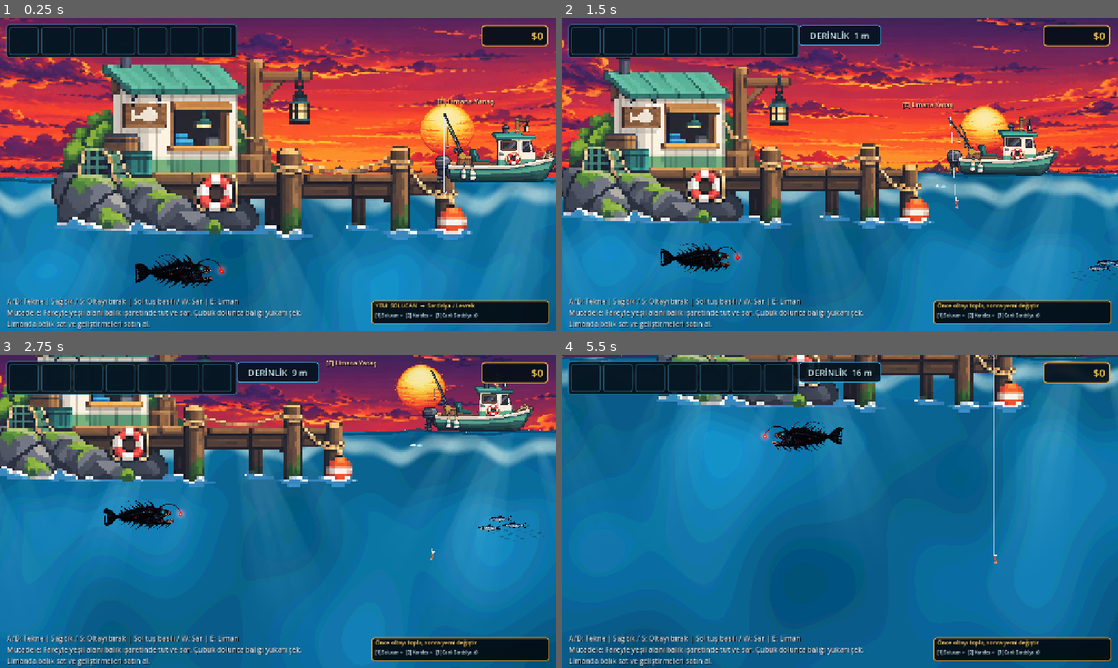
Above: before the commit, frames 1-4 (two rows, left to right).
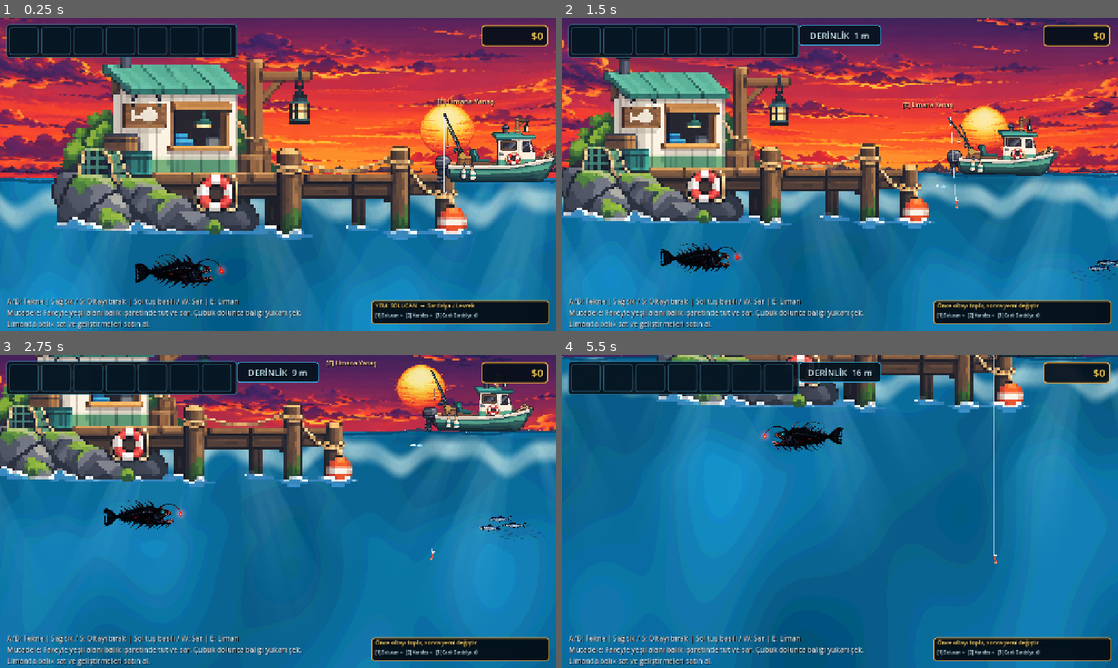
Above: after the commit, the same moments.

Repository: mirackayademir/TinyFisher
Game: Godot game, scene res://scenes/world.tscn
Two runs of this game, one before a commit and one after it. Both use one fixed random seed, a clock stepped at 60 frames per second and the inputs below.
Inputs (mouse positions are in pixels of both pictures, inside the frame that each line leads up to):
- Up to frame 1 (0.25 s): no input
- Up to frame 2 (1.5 s): tap Enter at 0.5 s; move the mouse to (962, 158) at 0.52 s; hold D (move_right) 0.53-1.28 s; tap E (dock) at 0.6 s; click (962, 158) at 0.67 s; move the mouse to (728, 190) at 1.27 s; hold S from 1.28 s (still down); tap 1 at 1.35 s
- Up to frame 3 (2.75 s): move the mouse to (333, 442) at 2.02 s; release S at 2.03 s; hold D (move_right) from 2.03 s (still down); tap 2 at 2.1 s
- Up to frame 4 (5.5 s): move the mouse to (812, 574) at 2.77 s; release D (move_right) at 2.78 s; hold W 2.78-3.53 s; tap one key every 0.75 s from 2.85 s: 3 E (dock) 1 2; click (812, 574) at 2.92 s; move the mouse to (1006, 558) at 3.52 s; hold A (move_left) 3.53-5.03 s; move the mouse to (673, 464) at 4.27 s; move the mouse to (867, 511) at 5.02 s; hold S from 5.03 s (still down); click (867, 511) at 5.17 s

The runs differ from the first frame. In frame 1, 3.0% of the frame differs, in the area x 0-100%, y 52-100%; in frame 2, 3.1%; in frame 3, 6.0%; in frame 4, 9.1%, in the area x 0-100%, y 2-100%.

Commit message:
Fix canyon loader with verified fallback

Diff:
--- a/scenes/canyon_texture_loader.gd
+++ b/scenes/canyon_texture_loader.gd
@@ -1,74 +1,118 @@
 @tool
 extends RefCounted
 
-# TinyFisher final canyon source.
-# The approved transparent canyon is stored as one Q95 RGBA WebP split into
-# 41 Base64 text chunks. Editor preview and runtime both reconstruct the exact
-# same source bytes through this loader; no runtime resize/upscale is performed.
+# TinyFisher canyon source loader.
+#
+# Priority:
+# 1) Use the approved final Q95 RGBA canyon only when all 41 chunks are complete
+#    and the full payload passes byte length, SHA-256, WebP, size and alpha checks.
+# 2) If that transfer is still incomplete/corrupt, automatically fall back to the
+#    older V15 canyon whose complete binary is already hash-verified in the repo.
+#
+# This keeps editor preview/runtime usable without inventing missing HQ bytes.
 
 const FINAL_DATA_DIR: String = "res://assets/environment/terrain/runtime_data_final"
-const PART_PREFIX: String = "canyon_final_q95_part"
-const PART_COUNT: int = 41
-const CHUNK_BASE64_LENGTH: int = 16000
-const EXPECTED_BASE64_LENGTH: int = 642596
-const EXPECTED_RAW_BYTES: int = 481946
-const EXPECTED_WIDTH: int = 1226
-const EXPECTED_HEIGHT: int = 1283
-const EXPECTED_SHA256: String = "b00865a0d42d6488159f9ecf4cbde30df86873d96036f6630d548ec68f429679"
+const FINAL_PART_PREFIX: String = "canyon_final_q95_part"
+const FINAL_PART_COUNT: int = 41
+const FINAL_CHUNK_BASE64_LENGTH: int = 16000
+const FINAL_EXPECTED_BASE64_LENGTH: int = 642596
+const FINAL_EXPECTED_RAW_BYTES: int = 481946
+const FINAL_EXPECTED_WIDTH: int = 1226
+const FINAL_EXPECTED_HEIGHT: int = 1283
+const FINAL_EXPECTED_SHA256: String = "b00865a0d42d6488159f9ecf4cbde30df86873d96036f6630d548ec68f429679"
+
+const FALLBACK_EXPECTED_B64: int = 74540
+const FALLBACK_EXPECTED_BYTES: int = 55904
+const FALLBACK_EXPECTED_WIDTH: int = 965
+const FALLBACK_EXPECTED_HEIGHT: int = 722
+const FALLBACK_EXPECTED_SHA256: String = "44d51db26db819b7ca6c950bf4cc67b1074a41da859272337ef1a2b2763395f4"
+
+const FALLBACK_PART_PATHS: Array[String] = [
+	"res://assets/environment/terrain/runtime_data/canyon_20_100_part0.txt",
+	"res://assets/environment/terrain/runtime_data/canyon_20_100_part1.txt",
+	"res://assets/environment/terrain/runtime_data/canyon_20_100_part2a.txt",
+	"res://assets/environment/terrain/runtime_data/canyon_20_100_part2b.txt",
+	"res://assets/environment/terrain/runtime_data/canyon_20_100_part2c.txt",
+	"res://assets/environment/terrain/runtime_data/canyon_20_100_part3a.txt",
+	"res://assets/environment/terrain/runtime_data/canyon_20_100_part3b.txt",
+	"res://assets/environment/terrain/runtime_data/canyon_20_100_part3c.txt",
+	"res://assets/environment/terrain/runtime_data/canyon_20_100_part4a.txt",
+	"res://assets/environment/terrain/runtime_data/canyon_20_100_part4b.txt",
+	"res://assets/environment/terrain/runtime_data/canyon_20_100_part4c.txt",
+	"res://assets/environment/terrain/runtime_data/canyon_20_100_part5a.txt",
+	"res://assets/environment/terrain/runtime_data/canyon_20_100_part5b0.txt",
+	"res://assets/environment/terrain/runtime_data/canyon_20_100_part5b1.txt",
+	"res://assets/environment/terrain/runtime_data/canyon_20_100_part5b2.txt",
+	"res://assets/environment/terrain/runtime_data/canyon_20_100_part5b3.txt",
+	"res://assets/environment/terrain/runtime_data/canyon_20_100_part5c.txt",
+	"res://assets/environment/terrain/runtime_data/canyon_20_100_part6.txt"
+]
 
 
 static func build_texture() -> Texture2D:
+	var final_texture: Texture2D = _try_build_final_texture()
+	if final_texture != null:
+		return final_texture
+
+	push_warning(
+		"FINAL CANYON transferi tamamlanmamis veya dogrulanamadi; "
+		+ "SHA-256 ile dogrulanmis V15 canyon fallback kullaniliyor."
+	)
+
+	var fallback_texture: Texture2D = _build_verified_fallback_texture()
+	if fallback_texture != null:
+		return fallback_texture
+
+	push_error("CANYON yuklenemedi: final Q95 ve verified V15 fallback kullanilamiyor.")
+	return null
+
+
+static func _try_build_final_texture() -> Texture2D:
 	var chunks: PackedStringArray = PackedStringArray()
-	var final_chunk_length: int = EXPECTED_BASE64_LENGTH - (CHUNK_BASE64_LENGTH * (PART_COUNT - 1))
-
-	for part_index: int in range(PART_COUNT):
-		var part_path: String = "%s/%s%02d.txt" % [FINAL_DATA_DIR, PART_PREFIX, part_index]
+	var final_chunk_length: int = FINAL_EXPECTED_BASE64_LENGTH - (FINAL_CHUNK_BASE64_LENGTH * (FINAL_PART_COUNT - 1))
+
+	for part_index: int in range(FINAL_PART_COUNT):
+		var part_path: String = "%s/%s%02d.txt" % [FINAL_DATA_DIR, FINAL_PART_PREFIX, part_index]
 		if not FileAccess.file_exists(part_path):
-			push_error(
-				"FINAL CANYON data eksik: part%02d bulunamadi (%s). Beklenen toplam: %d parca." % [
-					part_index, part_path, PART_COUNT
+			push_warning("FINAL CANYON incomplete: part%02d bulunamadi." % part_index)
+			return null
+
+		var file: FileAccess = FileAccess.open(part_path, FileAccess.READ)
+		if file == null:
+			push_warning("FINAL CANYON incomplete: part%02d okunamadi." % part_index)
+			return null
+
+		var chunk: String = file.get_as_text().strip_edges()
+		var expected_chunk_length: int = FINAL_CHUNK_BASE64_LENGTH
+		if part_index == FINAL_PART_COUNT - 1:
+			expected_chunk_length = final_chunk_length
+
+		if chunk.length() != expected_chunk_length:
+			push_warning(
+				"FINAL CANYON incomplete: part%02d length=%d expected=%d." % [
+					part_index,
+					chunk.length(),
+					expected_chunk_length
 				]
 			)
 			return null
 
-		var file: FileAccess = FileAccess.open(part_path, FileAccess.READ)
-		if file == null:
-			push_error(
-				"FINAL CANYON data okunamadi: part%02d (%s). FileAccess error=%s" % [
-					part_index, part_path, error_string(FileAccess.get_open_error())
-				]
-			)
-			return null
-
-		var chunk: String = file.get_as_text().strip_edges()
-		var expected_chunk_length: int = CHUNK_BASE64_LENGTH
-		if part_index == PART_COUNT - 1:
-			expected_chunk_length = final_chunk_length
-
-		if chunk.length() != expected_chunk_length:
-			push_error(
-				"FINAL CANYON part%02d uzunluk hatasi: got=%d expected=%d" % [
-					part_index, chunk.length(), expected_chunk_length
-				]
-			)
-			return null
-
 		chunks.append(chunk)
 
 	var encoded: String = "".join(chunks)
-	if encoded.length() != EXPECTED_BASE64_LENGTH:
-		push_error(
-			"FINAL CANYON Base64 uzunluk hatasi: got=%d expected=%d" % [
-				encoded.length(), EXPECTED_BASE64_LENGTH
+	if encoded.length() != FINAL_EXPECTED_BASE64_LENGTH:
+		push_warning(
+			"FINAL CANYON incomplete: base64 length=%d expected=%d." % [
+				encoded.length(), FINAL_EXPECTED_BASE64_LENGTH
 			]
 		)
 		return null
 
 	var raw: PackedByteArray = Marshalls.base64_to_raw(encoded)
-	if raw.size() != EXPECTED_RAW_BYTES:
-		push_error(
-			"FINAL CANYON raw byte hatasi: got=%d expected=%d" % [
-				raw.size(), EXPECTED_RAW_BYTES
+	if raw.size() != FINAL_EXPECTED_RAW_BYTES:
+		push_warning(
+			"FINAL CANYON incomplete: raw bytes=%d expected=%d." % [
+				raw.size(), FINAL_EXPECTED_RAW_BYTES
 			]
 		)
 		return null
@@ -76,68 +120,143 @@
 	var hash_context: HashingContext = HashingContext.new()
 	var hash_start_error: Error = hash_context.start(HashingContext.HASH_SHA256)
 	if hash_start_error != OK:
-		push_error("FINAL CANYON SHA256 baslatilamadi: " + error_string(hash_start_error))
+		push_warning("FINAL CANYON SHA256 baslatilamadi: " + error_string(hash_start_error))
 		return null
 
 	var hash_update_error: Error = hash_context.update(raw)
 	if hash_update_error != OK:
-		push_error("FINAL CANYON SHA256 hesaplanamadi: " + error_string(hash_update_error))
+		push_warning("FINAL CANYON SHA256 hesaplanamadi: " + error_string(hash_update_error))
 		return null
 
 	var actual_sha256: String = hash_context.finish().hex_encode()
-	if actual_sha256 != EXPECTED_SHA256:
-		push_error(
-			"FINAL CANYON SHA256 uyusmuyor: got=%s expected=%s" % [
-				actual_sha256, EXPECTED_SHA256
-			]
-		)
+	if actual_sha256 != FINAL_EXPECTED_SHA256:
+		push_warning("FINAL CANYON SHA256 uyusmuyor; verified fallback kullanilacak.")
 		return null
 
 	var image: Image = Image.new()
 	var decode_error: Error = image.load_webp_from_buffer(raw)
-	if decode_error != OK:
-		push_error("FINAL CANYON WebP decode hatasi: " + error_string(decode_error))
-		return null
-
-	if image.is_empty():
-		push_error("FINAL CANYON WebP decode edildi ancak image bos.")
-		return null
-
-	var width: int = image.get_width()
-	var height: int = image.get_height()
-	if width != EXPECTED_WIDTH or height != EXPECTED_HEIGHT:
-		push_error(
-			"FINAL CANYON boyut hatasi: got=%dx%d expected=%dx%d" % [
-				width, height, EXPECTED_WIDTH, EXPECTED_HEIGHT
+	if decode_error != OK or image.is_empty():
+		push_warning("FINAL CANYON WebP decode edilemedi; verified fallback kullanilacak.")
+		return null
+
+	if image.get_width() != FINAL_EXPECTED_WIDTH or image.get_height() != FINAL_EXPECTED_HEIGHT:
+		push_warning(
+			"FINAL CANYON size=%dx%d expected=%dx%d; verified fallback kullanilacak." % [
+				image.get_width(), image.get_height(), FINAL_EXPECTED_WIDTH, FINAL_EXPECTED_HEIGHT
 			]
 		)
 		return null
 
 	if image.detect_alpha() == Image.ALPHA_NONE:
-		push_error("FINAL CANYON alpha kanali yok; onaylanan RGBA kaynak bekleniyor.")
+		push_warning("FINAL CANYON alpha kanali yok; verified fallback kullanilacak.")
 		return null
 
 	var used_rect: Rect2i = image.get_used_rect()
 	if used_rect.size.x <= 0 or used_rect.size.y <= 0:
-		push_error("FINAL CANYON alpha alani bos.")
+		push_warning("FINAL CANYON alpha alani bos; verified fallback kullanilacak.")
 		return null
 
 	var texture: ImageTexture = ImageTexture.create_from_image(image)
 	if texture == null:
-		push_error("FINAL CANYON ImageTexture olusturulamadi.")
+		push_warning("FINAL CANYON texture olusturulamadi; verified fallback kullanilacak.")
 		return null
 
 	print(
-		"FINAL CANYON VERIFIED: %d parts / %d bytes / SHA256=OK / %dx%d RGBA / alpha_used=%dx%d" % [
-			PART_COUNT,
+		"FINAL CANYON VERIFIED: %d parts / %d bytes / SHA256=OK / %dx%d RGBA" % [
+			FINAL_PART_COUNT,
 			raw.size(),
-			width,
-			height,
-			used_rect.size.x,
-			used_rect.size.y
+			image.get_width(),
+			image.get_height()
 		]
 	)
-
+	return texture
+
+
+static func _build_verified_fallback_texture() -> Texture2D:
+	var encoded: String = ""
+
+	for path: String in FALLBACK_PART_PATHS:
+		if not FileAccess.file_exists(path):
+			push_error("VERIFIED CANYON fallback parcasi eksik: " + path)
+			return null
+
+		var file: FileAccess = FileAccess.open(path, FileAccess.READ)
+		if file == null:
+			push_error("VERIFIED CANYON fallback parcasi acilamadi: " + path)
+			return null
+
+		encoded += file.get_as_text().strip_edges()
+
+	if encoded.length() != FALLBACK_EXPECTED_B64:
+		push_error(
+			"VERIFIED CANYON fallback base64 boyutu bozuk. Beklenen=%d Gelen=%d" % [
+				FALLBACK_EXPECTED_B64,
+				encoded.length()
+			]
+		)
+		return null
+
+	var raw: PackedByteArray = Marshalls.base64_to_raw(encoded)
+	if raw.size() != FALLBACK_EXPECTED_BYTES:
+		push_error(
+			"VERIFIED CANYON fallback byte boyutu bozuk. Beklenen=%d Gelen=%d" % [
+				FALLBACK_EXPECTED_BYTES,
+				raw.size()
+			]
+		)
+		return null
+
+	var hashing: HashingContext = HashingContext.new()
+	var hash_start_error: Error = hashing.start(HashingContext.HASH_SHA256)
+	if hash_start_error != OK:
+		push_error("VERIFIED CANYON fallback SHA256 baslatilamadi: " + error_string(hash_start_error))
+		return null
+
+	var hash_update_error: Error = hashing.update(raw)
+	if hash_update_error != OK:
+		push_error("VERIFIED CANYON fallback SHA256 hesaplanamadi: " + error_string(hash_update_error))
+		return null
+
+	var actual_sha: String = hashing.finish().hex_encode()
+	if actual_sha != FALLBACK_EXPECTED_SHA256:
+		push_error(
+			"VERIFIED CANYON fallback SHA256 uyusmuyor. Beklenen=%s Gelen=%s" % [
+				FALLBACK_EXPECTED_SHA256,
+				actual_sha
+			]
+		)
+		return null
+
+	var image: Image = Image.new()
+	var decode_error: Error = image.load_webp_from_buffer(raw)
+	if decode_error != OK or image.is_empty():
+		push_error("VERIFIED CANYON fallback WebP decode edilemedi: " + error_string(decode_error))
+		return null
+
+	if image.get_width() != FALLBACK_EXPECTED_WIDTH or image.get_height() != FALLBACK_EXPECTED_HEIGHT:
+		push_error(
+			"VERIFIED CANYON fallback boyutu uyusmuyor. Beklenen=%dx%d Gelen=%dx%d" % [
+				FALLBACK_EXPECTED_WIDTH,
+				FALLBACK_EXPECTED_HEIGHT,
+				image.get_width(),
+				image.get_height()
+			]
+		)
+		return null
+
+	var texture: ImageTexture = ImageTexture.create_from_image(image)
+	if texture == null:
+		push_error("VERIFIED CANYON fallback texture olusturulamadi.")
+		return null
+
+	print(
+		"VERIFIED CANYON FALLBACK OK: %d parts / %d bytes / SHA256=OK / %dx%d" % [
+			FALLBACK_PART_PATHS.size(),
+			raw.size(),
+			image.get_width(),
+			image.get_height()
+		]
+	)
 	return texture
 
 
